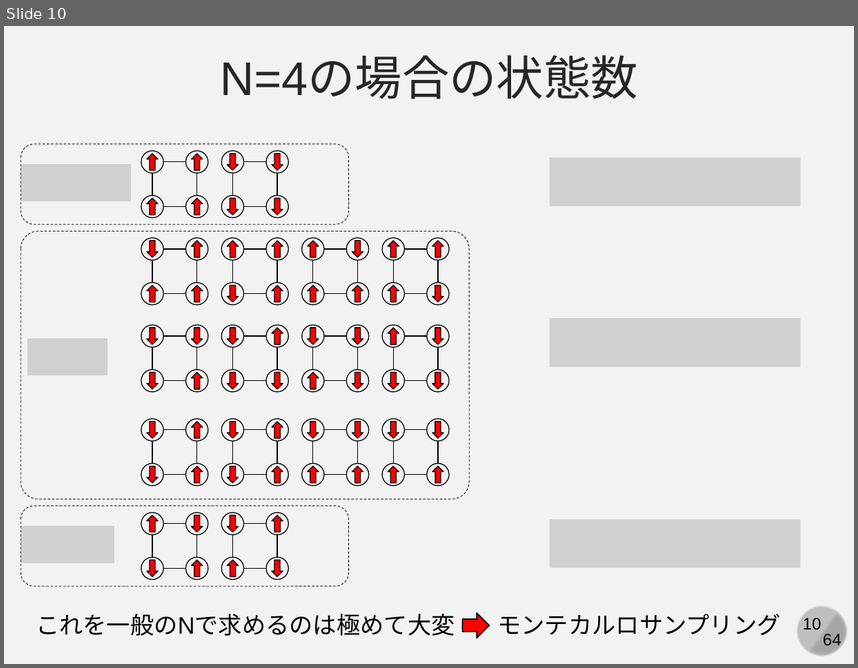
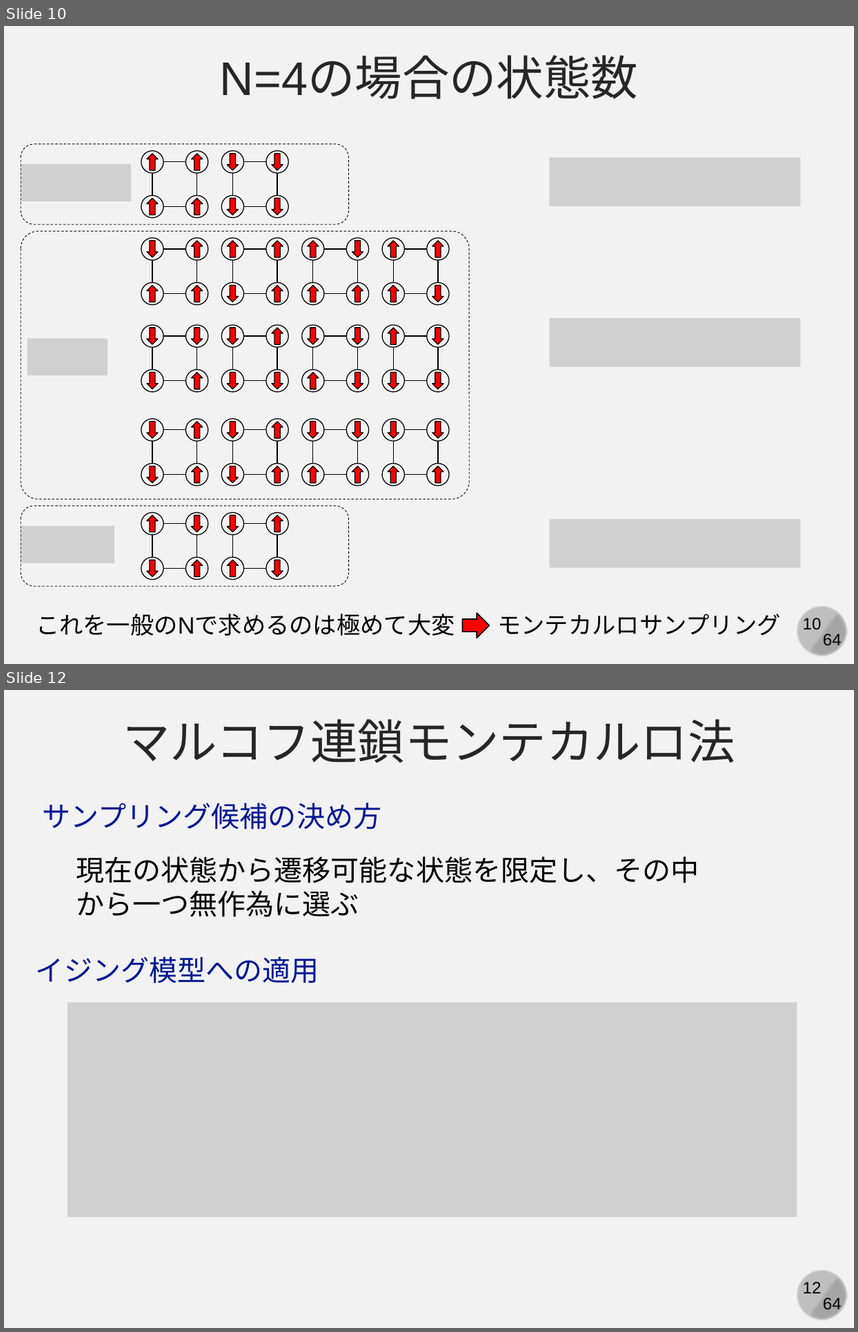
Before and after one commit to kaityo256/simulation_engineering, a slide deck: 04_mc_advanced/simulation04.pptx. Shown one above the other, each under a label of ours: slide 10 before the commit, slides 10 and 12 after it; the slides between them are not shown. The pictures are 858x668 and 858x1332 pixels, drawn with LibreOffice and Linux fonts; fonts in the diff are those of the drawing; grey boxes stand for pictures. Boxes give left, top, right and bottom in pixels: in the first picture for what was removed or moved away, otherwise in the second. Text is boxed around its words. In the diff, an @@ line names an element or a change of style, - is before the commit and + after.

```diff
--- a/04_mc_advanced/simulation04.pptx
+++ b/04_mc_advanced/simulation04.pptx
@@ slide 12 added at bbox=[4, 690, 854, 1328], background #F2F2F2; not listed: 4 template elements that a slide beside it also shows @@
@@ text added at bbox=[123, 719, 735, 763], 40 pt, text #262626 @@
+マルコフ連鎖モンテカルロ法
@@ text added at bbox=[43, 802, 382, 829], 24 pt, text #011893 @@
+サンプリング候補の決め方
@@ text added at bbox=[76, 856, 700, 917], 24 pt, text #000000 @@
+現在の状態から遷移可能な状態を限定し、その中から一つ無作為に選ぶ
@@ text added at bbox=[36, 956, 319, 983], 24 pt, text #011893 @@
+イジング模型への適用
@@ picture added at bbox=[67, 1002, 797, 1216] @@
```
Also in this commit, not shown: 1 slide changed, 14 other slides added.
